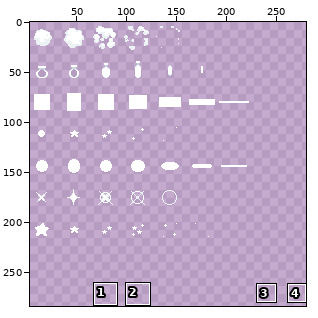
Two versions of one pixel-art file, Platformer/Content/effects.aseprite. The picture above shows the old version from afar; the outline marks the close-up.
Close-up. Old version:
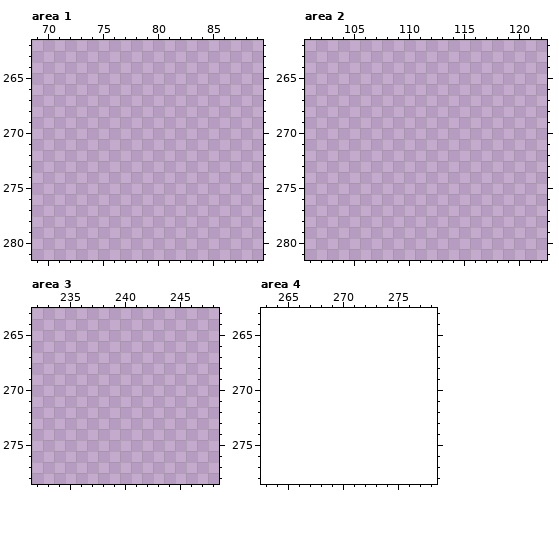
256x288 pixels, 1 frame. Shown: area 1: x 69..89, y 262..281; area 2: x 101..122, y 262..281; area 3: x 232..248, y 263..278; area 4: x 263..278, y 263..278. The old version is drawn lined up with the new one, on the new canvas. The wide view leaves out empty margins. The commit also changed other parts of the picture, which this record leaves out.
And afterwards:
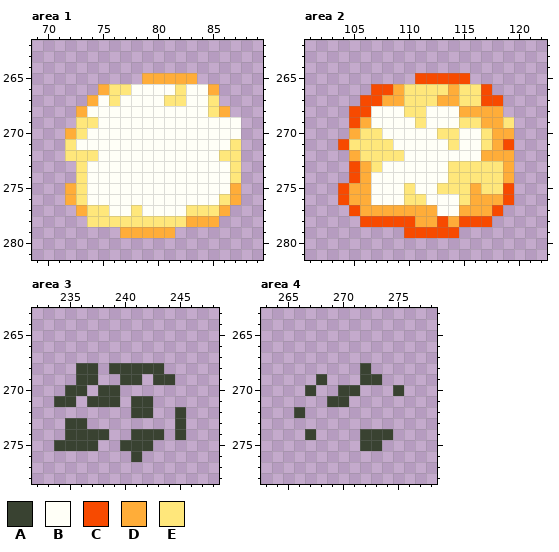
Palette (. is transparent): A #394231  B #fffff7  C #f74a00  D #ffad39  E #ffe77b
Difference:
canvas 256x288 -> 320x320
Area 1:
y 265: x 79..83 ..... -> DDDDD
y 266: x 75..85 ........... -> DEEBBBBEBBD
y 267: x 74..85 ............ -> DBEBBBBEEBBE
y 268: x 73..86 .............. -> DBBBBBBBBBBBED
y 269: x 73..87 ............... -> EEBBBBBBBBBBBBB
y 270: x 72..87 ................ -> DEBBBBBBBBBBBBBB
y 271: x 72..87 ................ -> EBBBBBBBBBBBBBBE
y 272: x 72..87 ................ -> EEEBBBBBBBBBBBEE
y 273..274: x 73..87 ............... -> EBBBBBBBBBBBBBE
y 275: x 72..87 ................ -> DEBBBBBBBBBBBBBD
y 276: x 72..87 ................ -> DEBBBBBBBBBBBBED
y 277: x 73..86 .............. -> DEEBBEBBBBEEED
y 278: x 74..85 ............ -> EEEEEEEEEDDD
y 279: x 77..81 ..... -> DDDDD
Area 2:
y 265: x 111..115 ..... -> CCCCC
y 266: x 107..117 ........... -> CCDEEEEDEEC
y 267: x 106..118 ............. -> CCDDEEEDDEECC
y 268: x 105..118 .............. -> CCBBBEEBBBDDDD
y 269: x 105..119 ............... -> CDBBBBEBBBEEDDE
y 270: x 105..119 ............... -> DEEBBBBBEEBBEDD
y 271: x 104..119 ................ -> CEEEEBBBBBEBBEDC
y 272: x 105..119 ............... -> DEEEEBBBBBBBDDD
y 273: x 105..119 ............... -> CDEBBBBBBEEEEED
y 274: x 105..119 ............... -> CDBBBBBBBEEEEED
y 275: x 104..119 ................ -> CDDBBBEBBEEEDEEC
y 276: x 104..119 ................ -> CDDBBBEEBBBEDDDC
y 277: x 105..118 .............. -> CDDDDDDDBBDDDC
y 278: x 106..117 ............ -> CCCCCDDCDCCC
y 279: x 110..114 ..... -> CCCCC
Area 3:
y 268: x 236..237 .. -> AA; x 239..243 ..... -> AAAAA
y 269: x 236..237 .. -> AA; x 240..241 .. -> AA; x 243..244 .. -> AA
y 270: x 235..236 .. -> AA; x 238..239 .. -> AA
y 271: x 234..235 .. -> AA; x 237..239 ... -> AAA; x 241..242 .. -> AA
y 272: x 241..242 .. -> AA; x 245 . -> A
y 273: x 235..236 .. -> AA; x 245 . -> A
y 274: x 235..238 .... -> AAAA; x 241..243 ... -> AAA; x 245 . -> A
y 275: x 234..237 .... -> AAAA; x 240..242 ... -> AAA
y 276: x 241 . -> A
Area 4:
y 268: x 272 . -> A
y 269: x 268 . -> A; x 272..273 .. -> AA
y 270: x 267 . -> A; x 270..271 .. -> AA; x 275 . -> A
y 271: x 269..270 .. -> AA
y 272: x 266 . -> A
y 274: x 267 . -> A; x 272..274 ... -> AAA
y 275: x 272..273 .. -> AA
